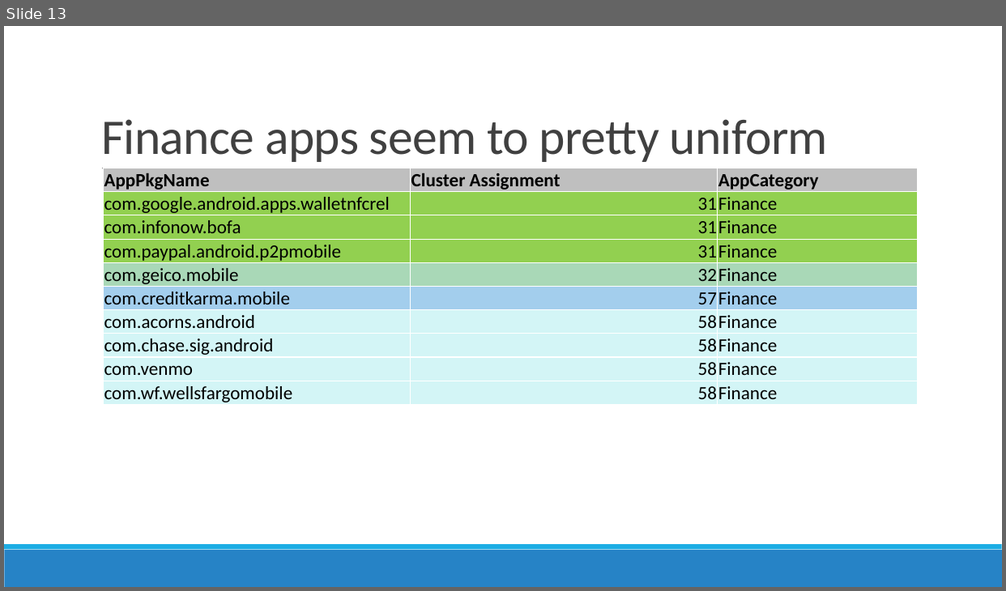
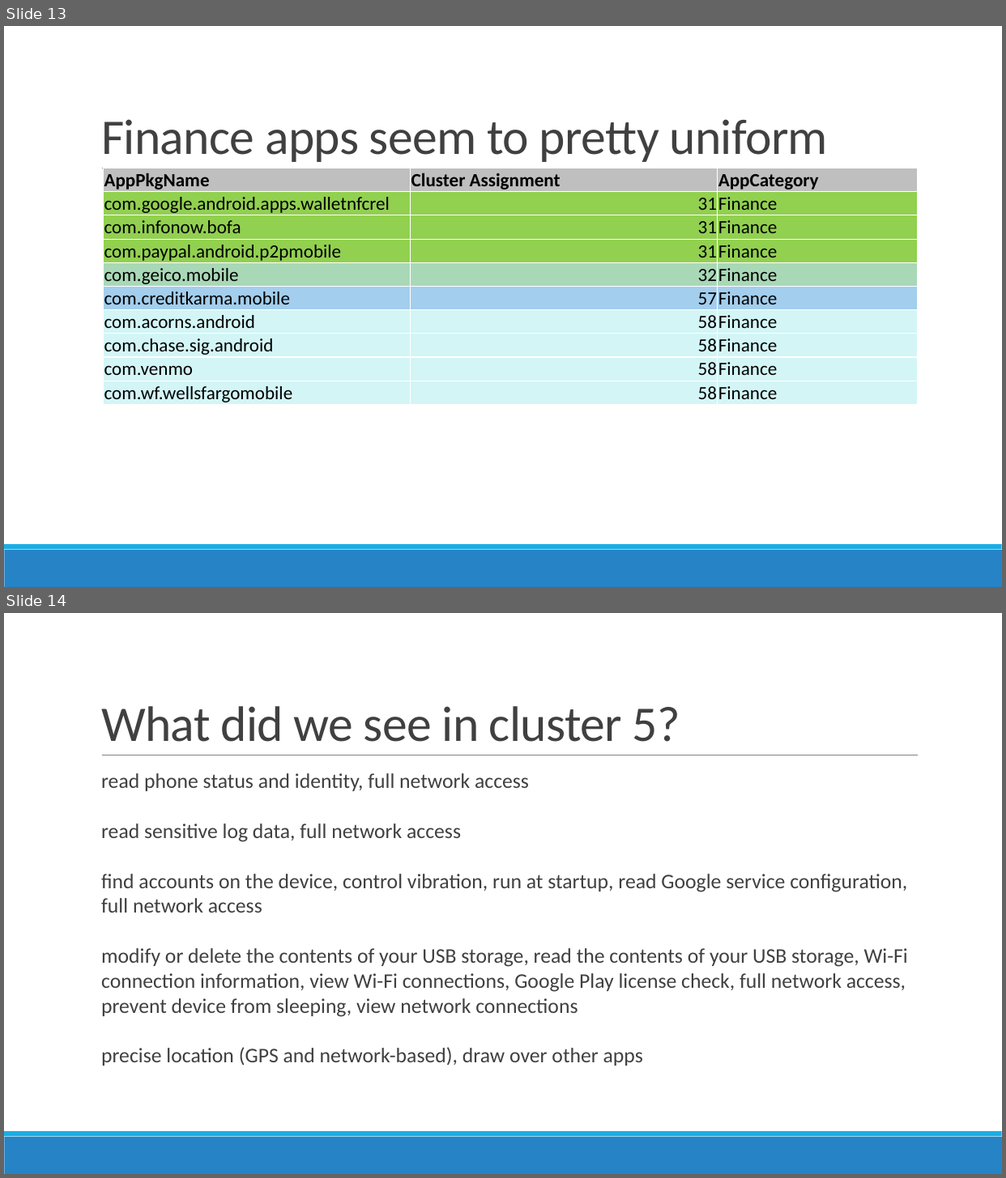
Before and after one commit to prajitdas/AndroidAnalytics, a slide deck: documentation/presentations/Google Play Store - Prajit.pptx. Shown one above the other, each under a label of ours: slide 13 before the commit, slides 13 and 14 after it. The pictures are 1006x591 and 1006x1178 pixels, drawn with LibreOffice and Linux fonts; fonts in the diff are those of the drawing. Boxes give left, top, right and bottom in pixels: in the first picture for what was removed or moved away, otherwise in the second. Text is boxed around its words. In the diff, an @@ line names an element or a change of style, - is before the commit and + after.

Commit message:
presentation change

```diff
--- a/documentation/presentations/Google Play Store - Prajit.pptx
+++ b/documentation/presentations/Google Play Store - Prajit.pptx
@@ slide 14 added at (4,613,1002,1174), background #FFFFFF; not listed: 3 template elements that a slide beside it also shows @@
@@ title added at (101,706,680,742), 48 pt, text #404040 @@
+What did we see in cluster 5?
@@ text added at (101,773,908,1066), 20 pt, text #404040 @@
+  read phone status and identity, full network access
+  read sensitive log data, full network access
+  find accounts on the device, control vibration, run at startup, read Google service configuration, full network access
+  modify or delete the contents of your USB storage, read the contents of your USB storage, Wi-Fi connection information, view Wi-Fi connections, Google Play license check, full network access, prevent device from sleeping, view network connections
+  precise location (GPS and network-based), draw over other apps
```
Also in this commit, not shown: 1 slide changed, 2 other slides added.
